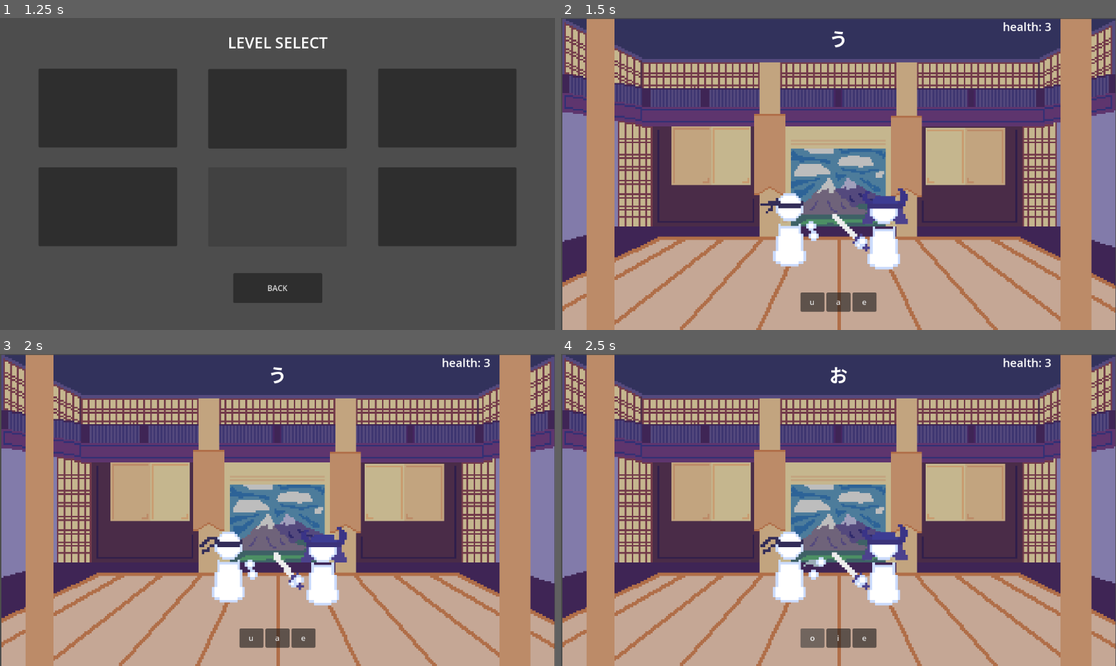
Above: before the commit, frames 1-4 (two rows, left to right).
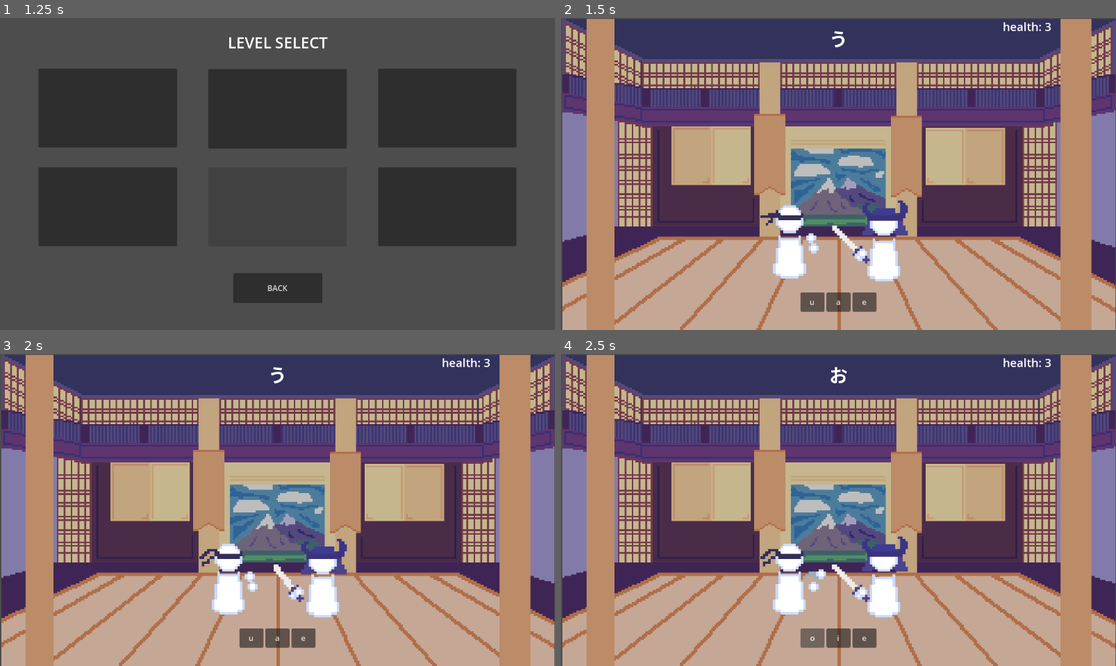
Above: after the commit, the same moments.

Repository: itsbeesfan/kana-warrior
Game: Godot game, scene res://startScreen.tscn
Same seed, same stepped clock (60 frames per second), same inputs: the game is played once before the commit and once after it. The project has no main scene, so this scene is started directly.
Inputs (mouse positions are in pixels of both pictures, inside the frame that each line leads up to):
- Up to frame 1 (1.25 s): click "Start Game" at 0.5 s
- Up to frame 2 (1.5 s): click (666, 108) at 1.25 s
- Up to frame 3 (2 s): no input
- Up to frame 4 (2.5 s): click "u" at 2 s

Frame 1 is identical in both runs. In frame 2, 2.9% of the frame differs, in the area x 35-63%, y 54-85%; in frame 3, 2.8%; in frame 4, 3.0%.

Commit message:
added first 25 background + level code (now works!)

Diff:
--- a/kana-warrior/quiz.tscn
+++ b/kana-warrior/quiz.tscn
@@ -300,7 +300,7 @@
 
 [node name="Sprite" type="AnimatedSprite2D" parent="Player"]
 texture_filter = 1
-position = Vector2(477, 432.00003)
+position = Vector2(477, 457.00003)
 scale = Vector2(5.25, 5.25)
 sprite_frames = SubResource("SpriteFrames_6tpgk")
 animation = &"idle"
@@ -310,7 +310,7 @@
 
 [node name="Sprite" type="AnimatedSprite2D" parent="Sensei"]
 texture_filter = 1
-position = Vector2(636, 438)
+position = Vector2(636, 462.99997)
 scale = Vector2(5.25, 5.25)
 sprite_frames = SubResource("SpriteFrames_rayto")
 animation = &"attack"
--- a/kana-warrior/select_level.gd
+++ b/kana-warrior/select_level.gd
@@ -24,7 +24,9 @@
 
 
 func _on_first_twenty_five_button_pressed() -> void:
-	pass # Replace with function body.
+	Global.selected_kana_set = Global.HIRAGANA_25
+	Global.selected_background = "res://background-torii.png"
+	get_tree().change_scene_to_file("res://quiz.tscn")
 
 
 func _on_first_thirty_five_button_pressed() -> void:
Binary file added: kana-warrior/background-torii.png
Not shown, added: kana-warrior/background-torii.png.import
